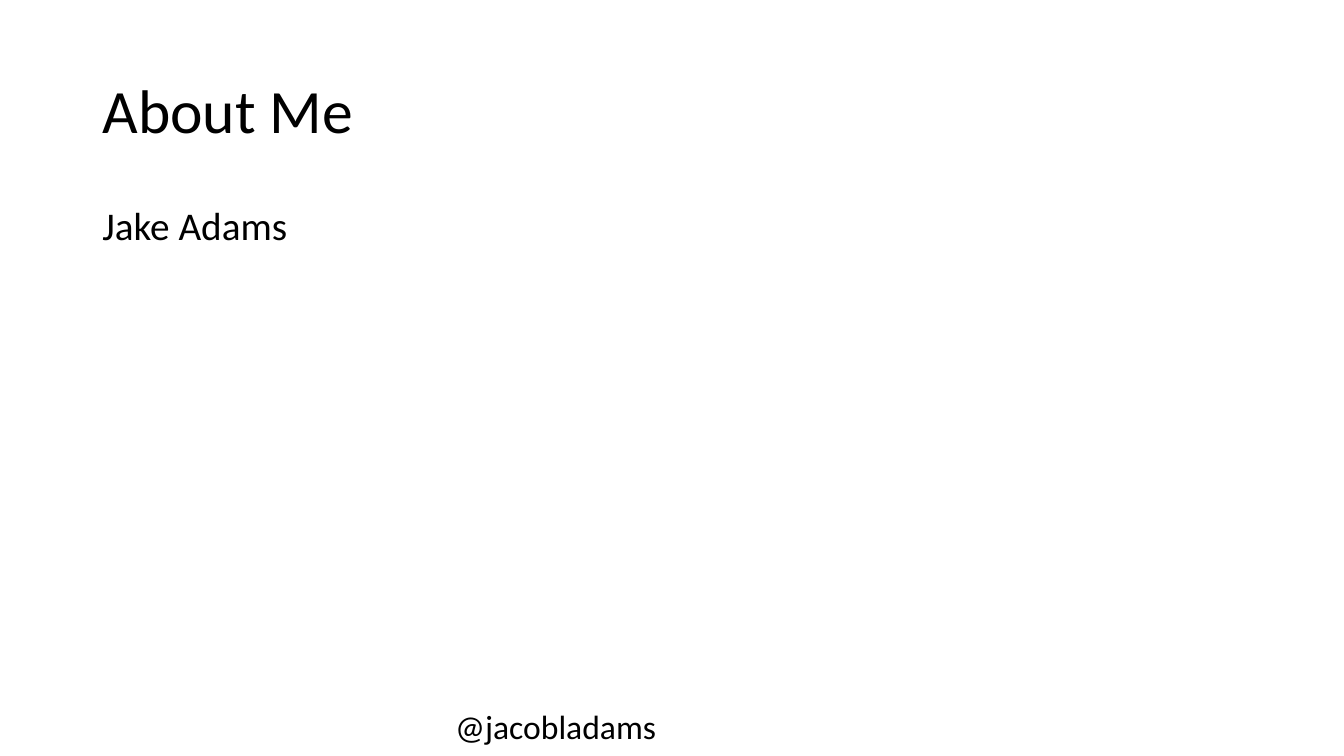
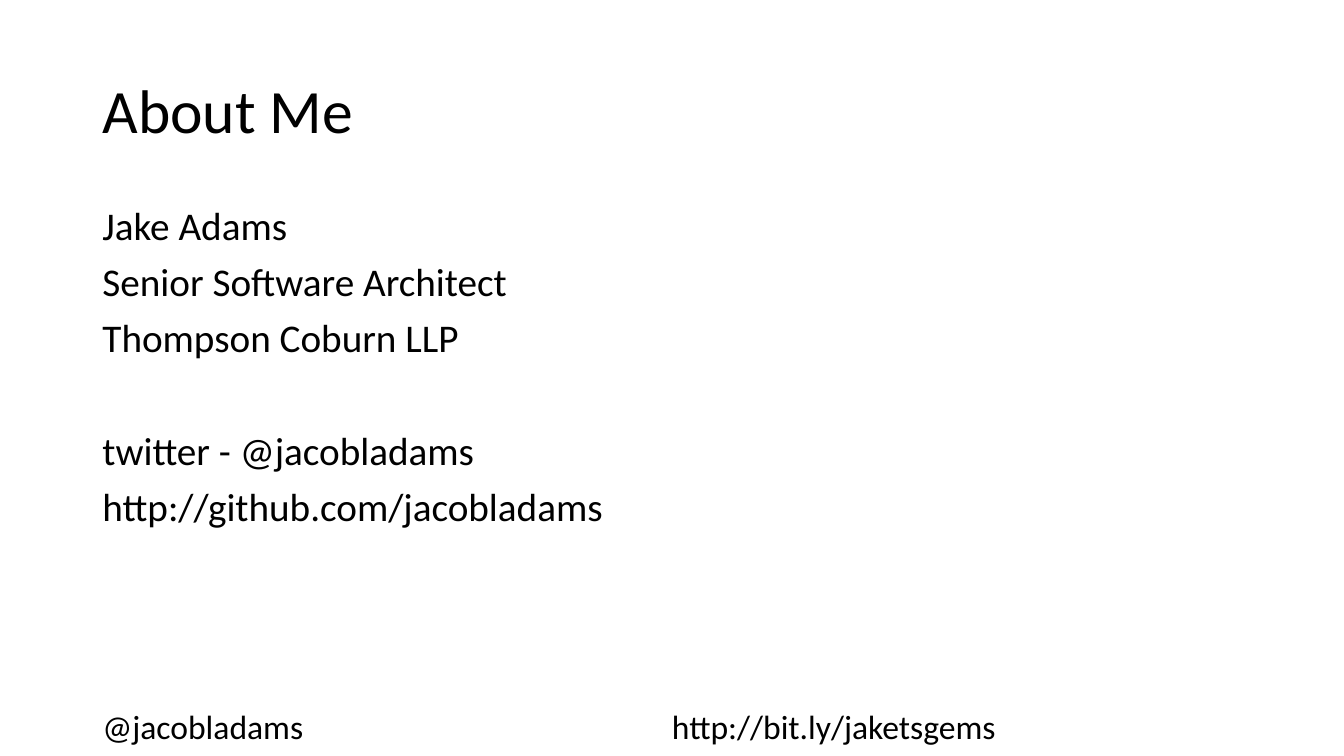
Before and after one commit to jacobladams/hidden-gems-in-typescript-presentation, a slide deck: slide 2 of Hidden Gems In TypeScript.pptx. Drawn at 1344x756 pixels with LibreOffice and Linux fonts; fonts in the diff are those of the drawing. Boxes give left, top, right and bottom in pixels: in the first picture for what was removed or moved away, otherwise in the second. Text is boxed around its words. In the diff, an @@ line names an element or a change of style, - is before the commit and + after.

```diff
--- a/Hidden Gems In TypeScript.pptx
+++ b/Hidden Gems In TypeScript.pptx
@@ text at (102, 268, 602, 528): paragraphs added @@
+Senior Software Architect
+Thompson Coburn LLP
+twitter - @jacobladams
+http://github.com/jacobladams
@@ text "@jacobladams http://bit.ly/jaketsgems" at (102, 715, 996, 745): columns 1 to 2 @@
@@ text at (102, 715, 996, 745): text changed @@
-@jacobladams
+@jacobladams http://bit.ly/jaketsgems
```
Also in this commit, not shown: 4 other slides changed, 7 slides added.
